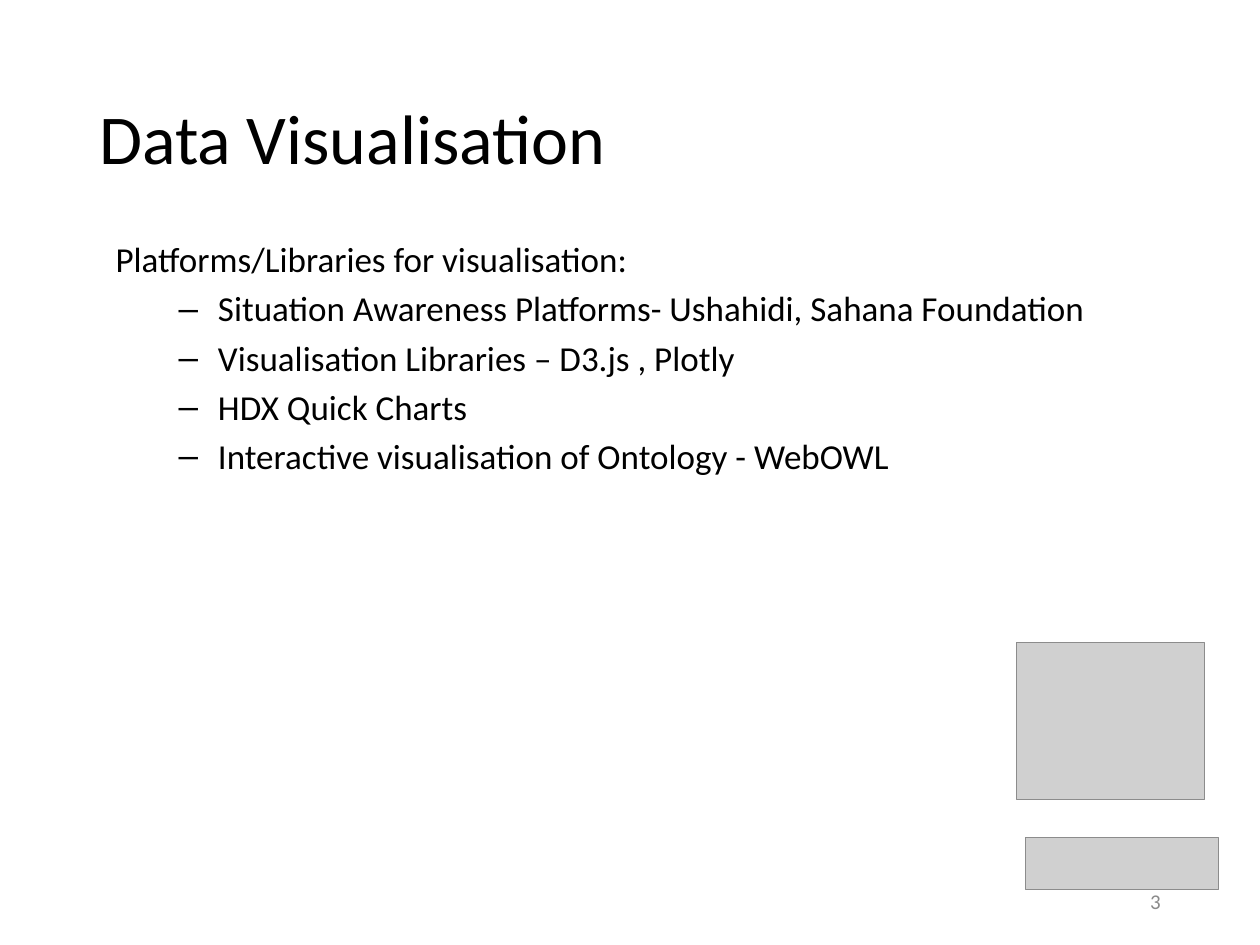
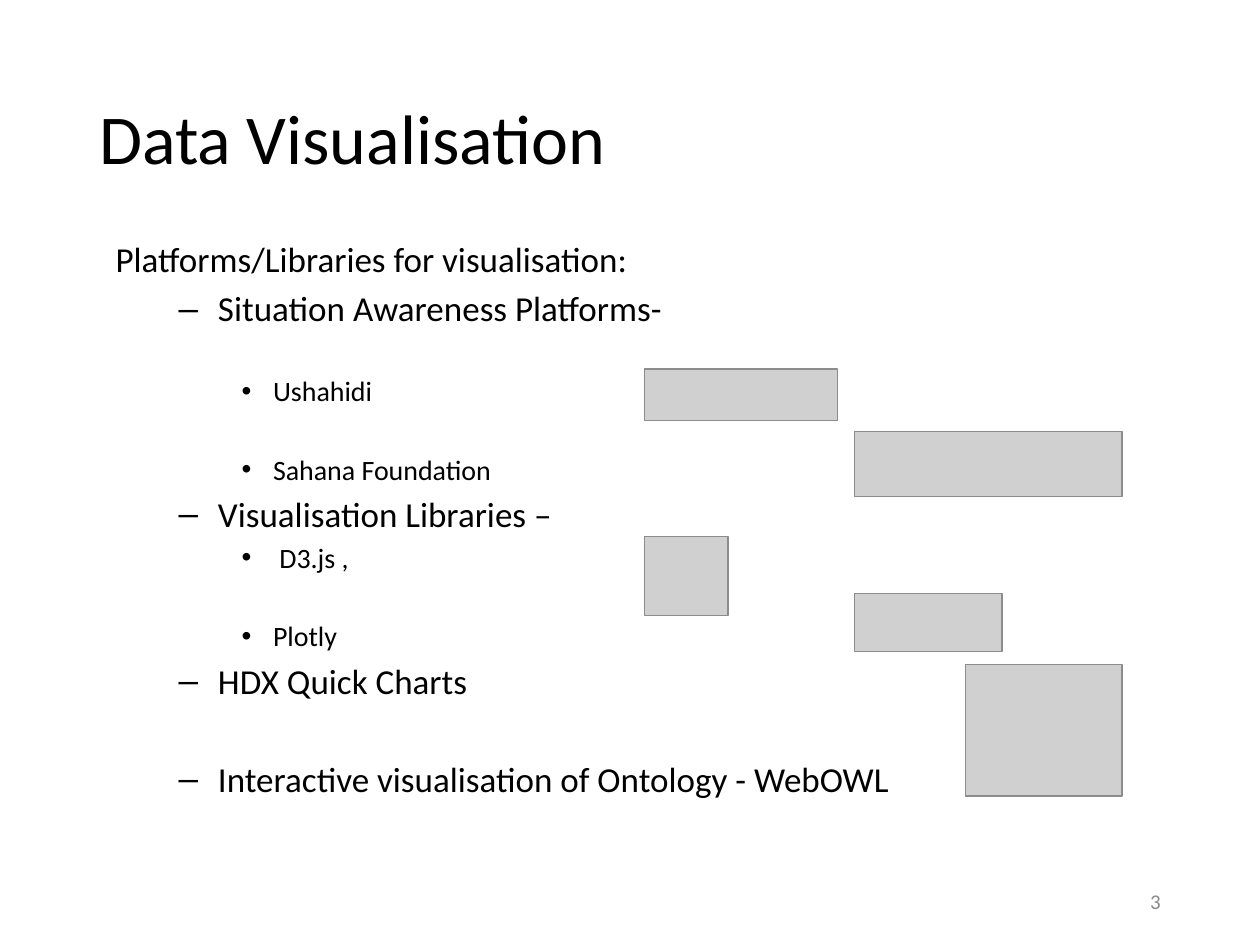
Before and after one commit to evhart/smasac-tutorial, a slide deck: slide 3 of slides/pptx/6-visualisation.pptx. Drawn at 1260x945 pixels with LibreOffice and Linux fonts; fonts in the diff are those of the drawing; grey boxes stand for pictures. Boxes give left, top, right and bottom in pixels: in the first picture for what was removed or moved away, otherwise in the second. Text is boxed around its words. In the diff, an @@ line names an element or a change of style, - is before the commit and + after.

Commit message:
Updating 6- Visualisation slides

```diff
--- a/slides/pptx/6-visualisation.pptx
+++ b/slides/pptx/6-visualisation.pptx
@@ text at <box>218,296,661,651</box>: text changed @@
-  – Situation Awareness Platforms- Ushahidi, Sahana Foundation
-  – Visualisation Libraries – D3.js , Plotly
+  – Situation Awareness Platforms-
+    • Ushahidi
+    • Sahana Foundation
+  – Visualisation Libraries –
+    • D3.js ,
+    • Plotly
@@ picture: place and size @@
-picture at <box>1026,838,1218,890</box>
+picture at <box>645,369,838,421</box>
@@ picture added at <box>854,432,1121,498</box> @@
@@ picture added at <box>645,537,728,616</box> @@
@@ picture added at <box>854,593,1002,651</box> @@
@@ picture: place and size @@
-picture at <box>1017,643,1205,800</box>
+picture at <box>965,664,1121,795</box>
```
Also in this commit, not shown: 1 other slide changed, 1 other file.
